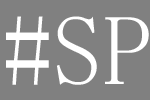
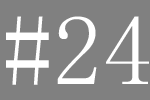
Before/after of a 150×100 layered artwork. What changed in the layer stack:
renamed "#SP" to "#24", painted on it over [57, 16, 149, 85]
